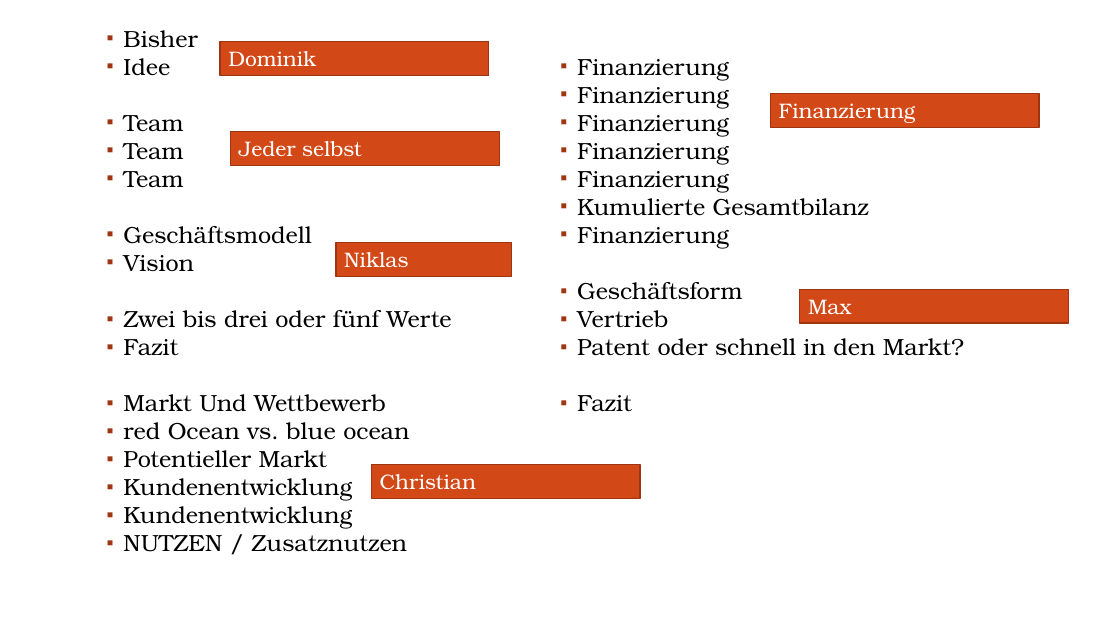
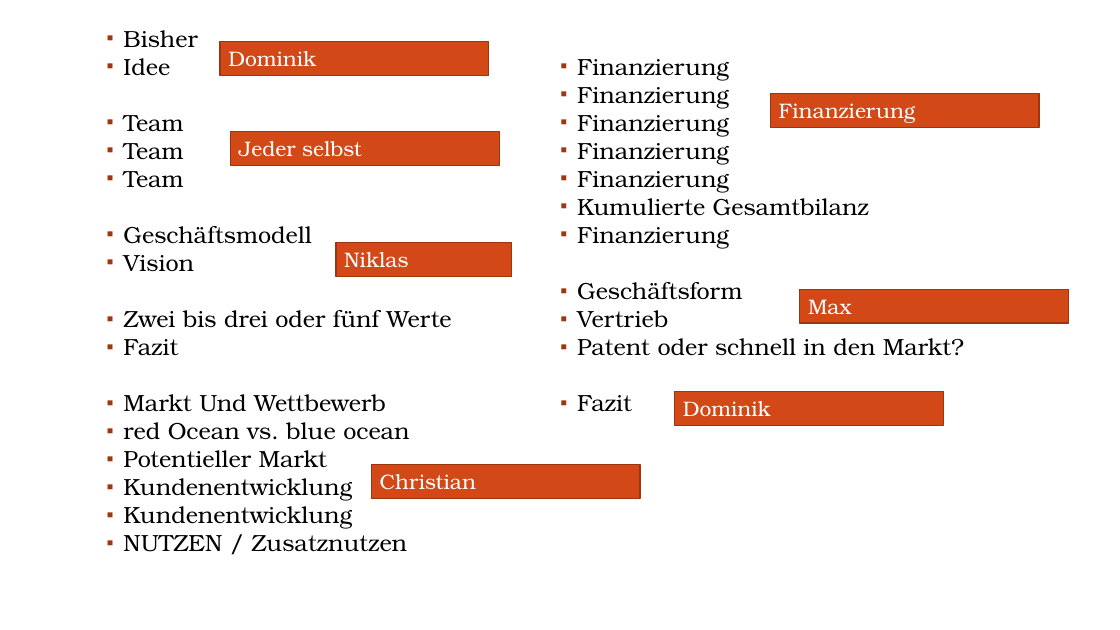
Before and after one commit to domeix/tollefirma, a slide deck: slide 2 of Präsentation.pptx. Drawn at 1120x630 pixels with LibreOffice and Linux fonts; fonts in the diff are those of the drawing; background and template pictures are left out. Boxes give left, top, right and bottom in pixels: in the first picture for what was removed or moved away, otherwise in the second. Text is boxed around its words. In the diff, an @@ line names an element or a change of style, - is before the commit and + after.

```diff
--- a/Präsentation.pptx
+++ b/Präsentation.pptx
@@ rectangle added at [675,392,944,425], fill #D34817, outline #9C3511 1 pt, 18 pt, text #FFFFFF @@
+Dominik
```
Also in this commit, not shown: 2 other slides changed.
